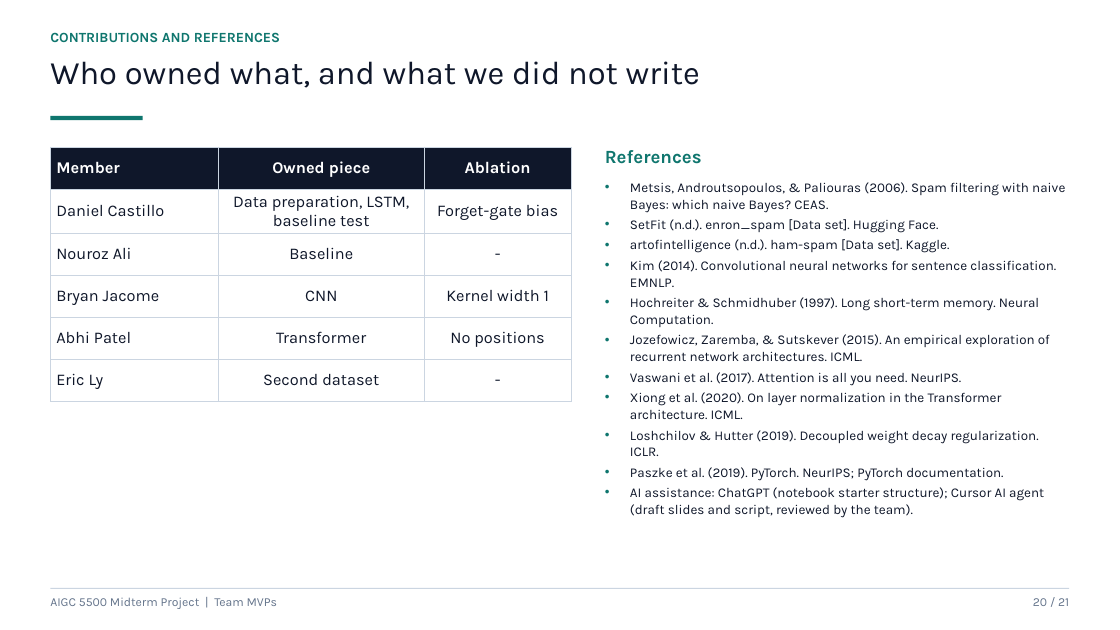
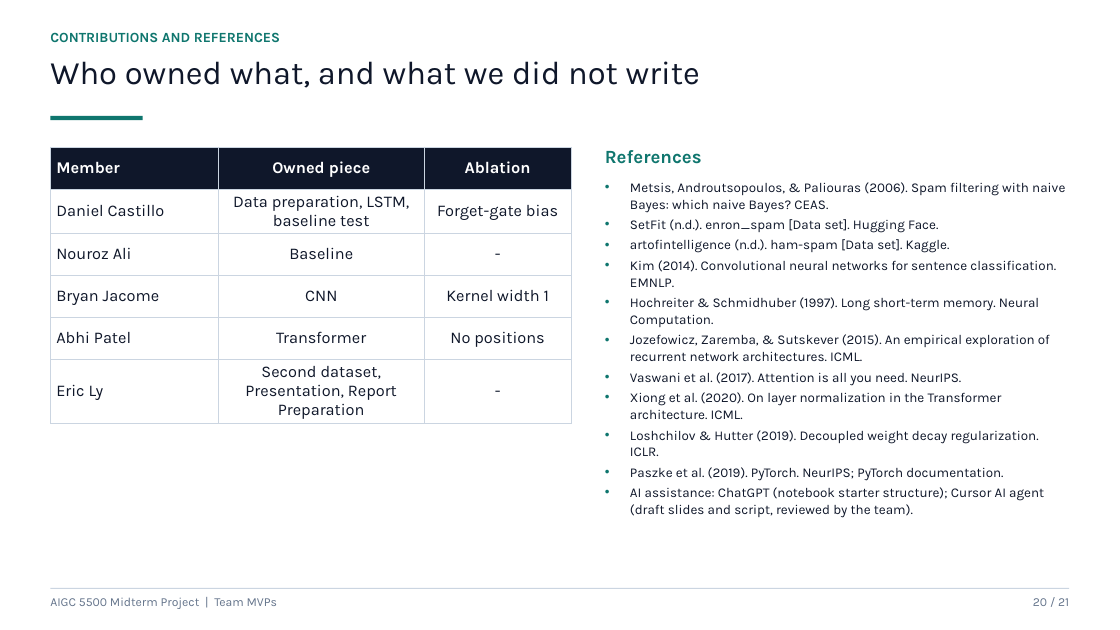
Before and after one commit to erictsaily/AIGC5500-Midterm-Project, a slide deck: slide 20 of docs/AIGC5500_Midterm_Presentation.pptx. Drawn at 1120x630 pixels with LibreOffice and Linux fonts; fonts in the diff are those of the drawing. Boxes give left, top, right and bottom in pixels: in the first picture for what was removed or moved away, otherwise in the second. Text is boxed around its words. In the diff, an @@ line names an element or a change of style, - is before the commit and + after.

Commit message:
2026-11-02 Modified who did who, updated table.

```diff
--- a/docs/AIGC5500_Midterm_Presentation.pptx
+++ b/docs/AIGC5500_Midterm_Presentation.pptx
@@ table at box(50, 147, 571, 423) @@
-row 6, column 2: Second dataset
+row 6, column 2: Second dataset, Presentation, Report Preparation
```
